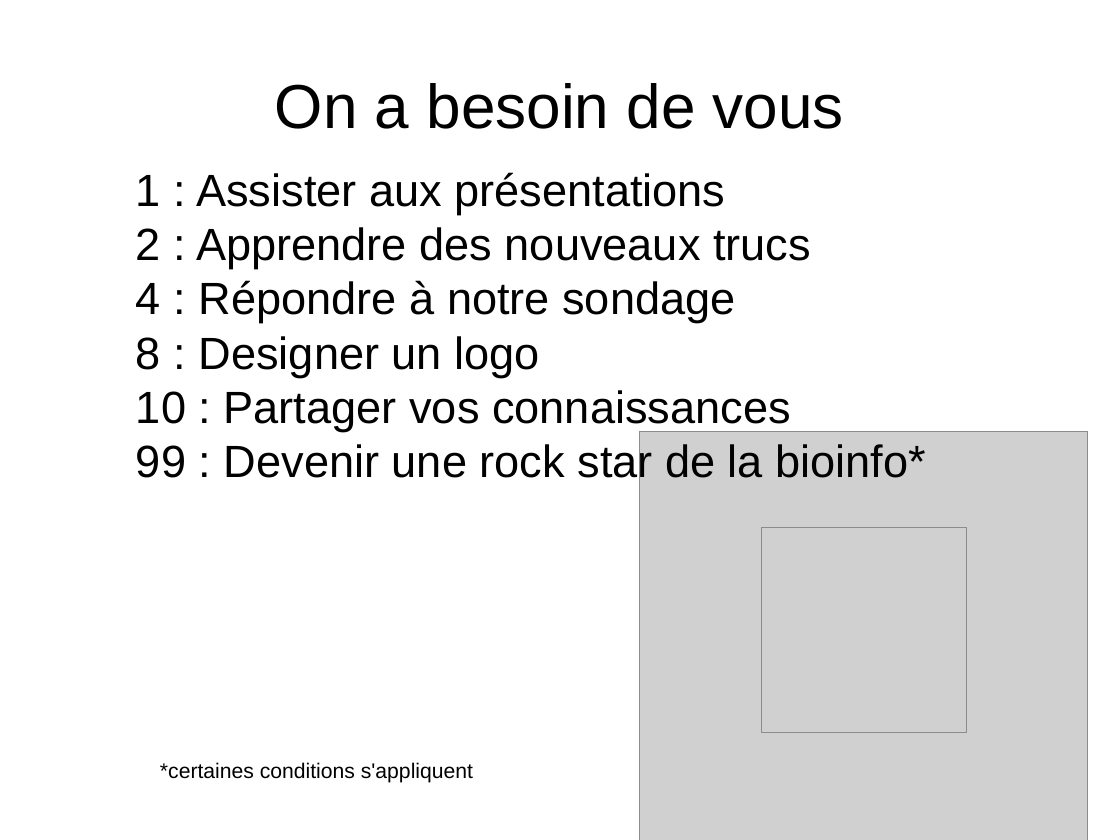
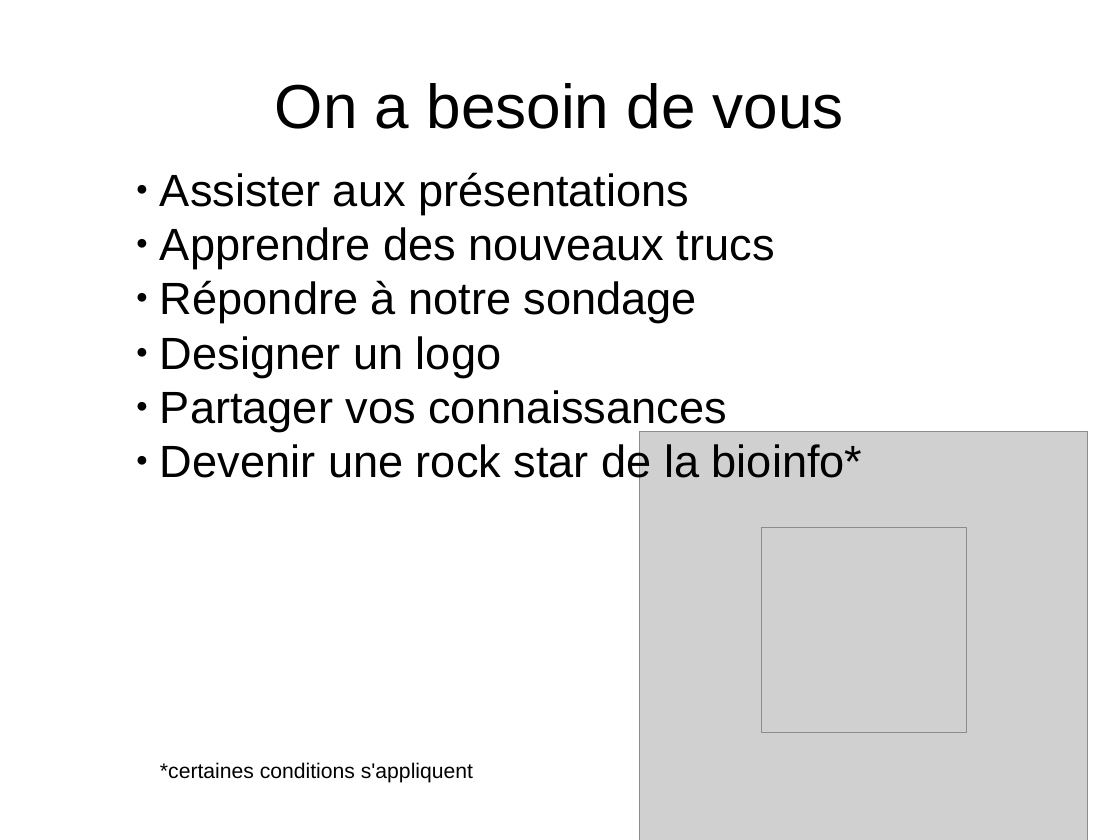
Before and after one commit to enormandeau/club_bioinfo_ibis, a slide deck: slide 8 of 01_presentations/01_presentation_club_interlab_ibis/presentation.odp. Drawn at 1120x840 pixels with LibreOffice and Linux fonts; fonts in the diff are those of the drawing; grey boxes stand for pictures. Boxes give left, top, right and bottom in pixels: in the first picture for what was removed or moved away, otherwise in the second. Text is boxed around its words. In the diff, an @@ line names an element or a change of style, - is before the commit and + after.

Commit message:
Updated presentation

```diff
--- a/01_presentations/01_presentation_club_interlab_ibis/presentation.odp
+++ b/01_presentations/01_presentation_club_interlab_ibis/presentation.odp
@@ subtitle at bbox=[160, 172, 863, 486]: text changed @@
-1 : Assister aux présentations
-2 : Apprendre des nouveaux trucs
-4 : Répondre à notre sondage
-8 : Designer un logo
-10 : Partager vos connaissances
-99 : Devenir une rock star de la bioinfo*
+● Assister aux présentations
+● Apprendre des nouveaux trucs
+● Répondre à notre sondage
+● Designer un logo
+● Partager vos connaissances
+● Devenir une rock star de la bioinfo*
```
Also in this commit, not shown: 2 other slides changed, 1 slide added, 1 slide removed, 2 other files.
